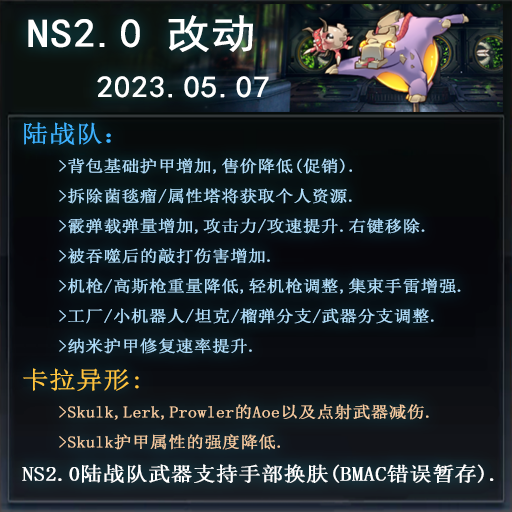
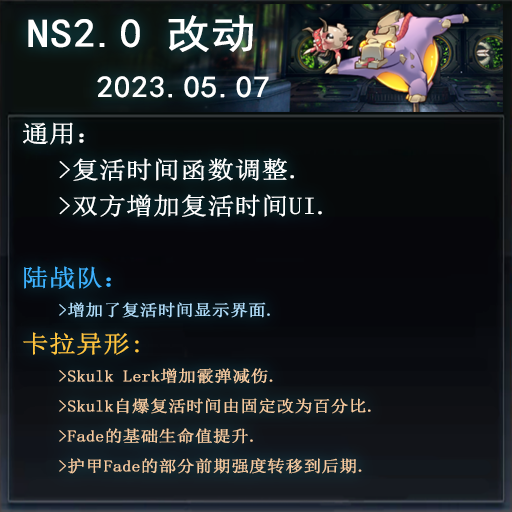
Comparing the layer stacks of the two w=512, h=512 images. Changes:
renamed "陆战队： >背包基础护甲增加,售价降低(促销). >拆除菌毯瘤/属性塔将获取个人资源. >霰弹载弹量增加,攻击力/攻速提" to "通用： >复活时间函数调整. >双方增加复活时间UI. 陆战队： >增加了复活时间显示界面. 卡拉异形: >Skul", painted on it over [22, 122, 494, 483]
